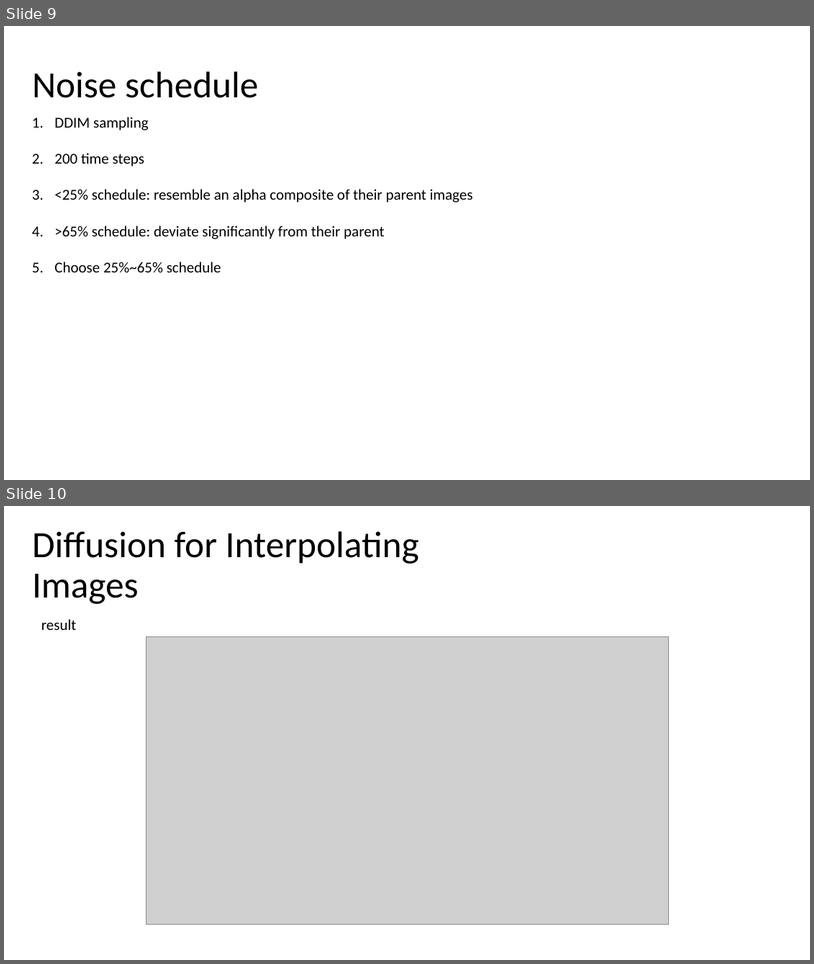
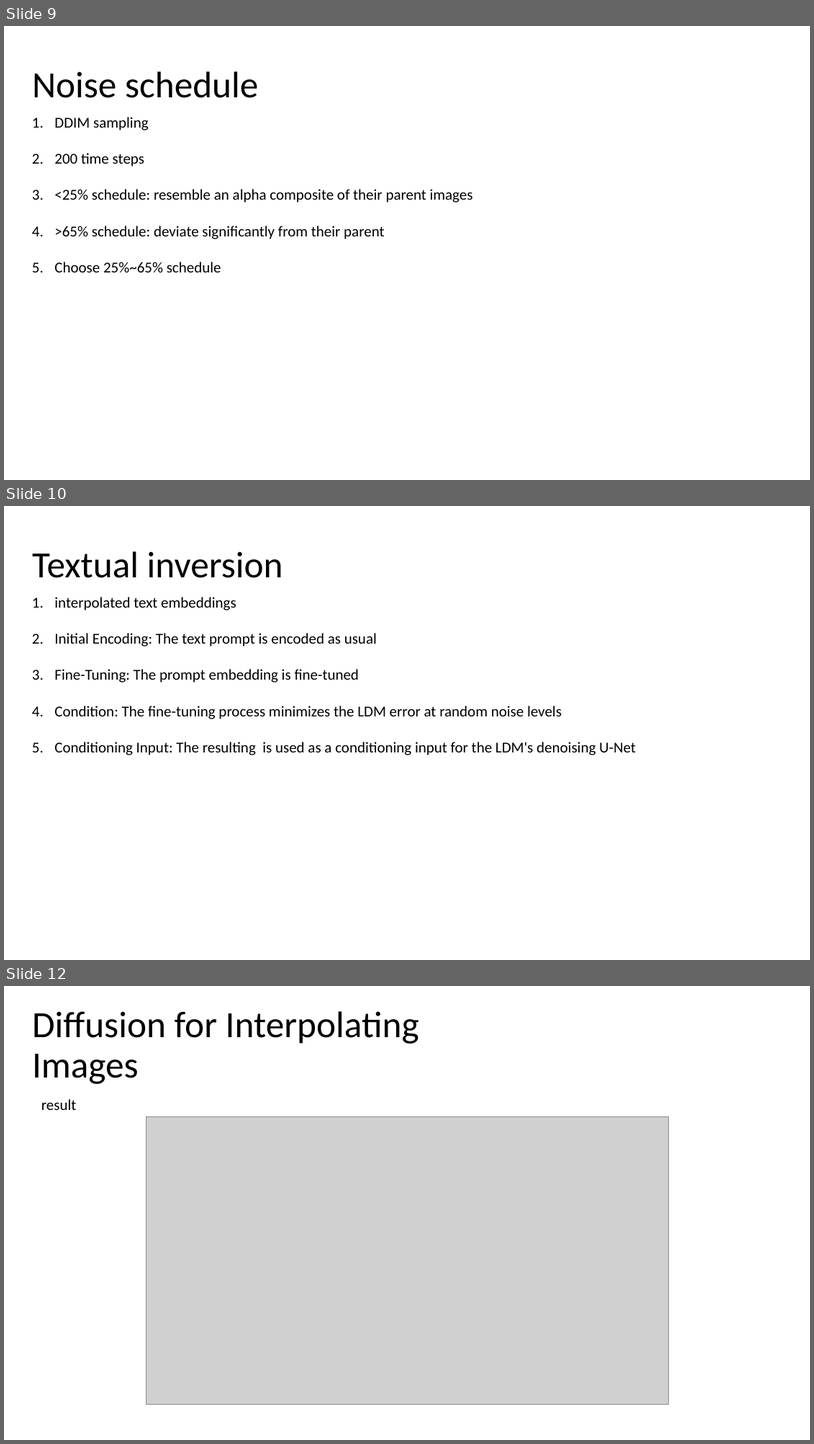
Before and after one commit to jasonfghx/lilicoco, a slide deck: diffusion書報/DDPM.pptx. Shown one above the other, each under a label of ours: slides 9 and 10 before the commit, slides 9, 10 and 12 after it; the slides between them are not shown. The pictures are 814x964 and 814x1444 pixels, drawn with LibreOffice and Linux fonts; fonts in the diff are those of the drawing; grey boxes stand for pictures. Boxes give left, top, right and bottom in pixels: in the first picture for what was removed or moved away, otherwise in the second. Text is boxed around its words. In the diff, an @@ line names an element or a change of style, - is before the commit and + after.

```diff
--- a/diffusion書報/DDPM.pptx
+++ b/diffusion書報/DDPM.pptx
@@ slide 10 added at (4, 506, 810, 960), background #FFFFFF @@
@@ title added at (32, 551, 283, 578), 44 pt, text #000000 @@
+Textual inversion
@@ text added at (54, 597, 636, 755), 18 pt, text #000000 @@
+1. interpolated text embeddings
+2. Initial Encoding: The text prompt is encoded as usual
+3. Fine-Tuning: The prompt embedding is fine-tuned
+4. Condition: The fine-tuning process minimizes the LDM error at random noise levels
+5. Conditioning Input: The resulting is used as a conditioning input for the LDM's denoising U-Net
@@ what was slide 10 is now slide 12 @@
```
Also in this commit, not shown: 1 other slide added.
